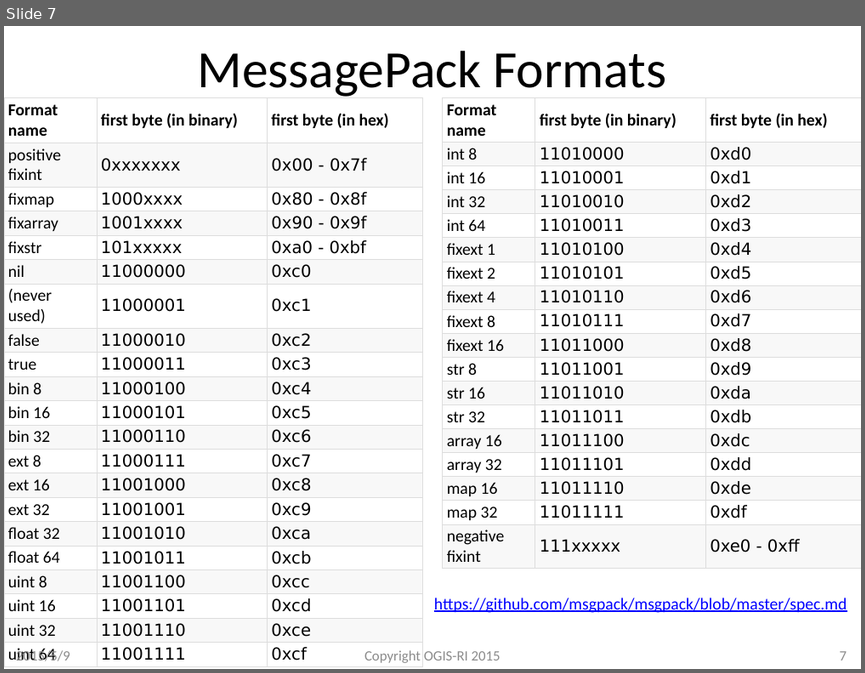
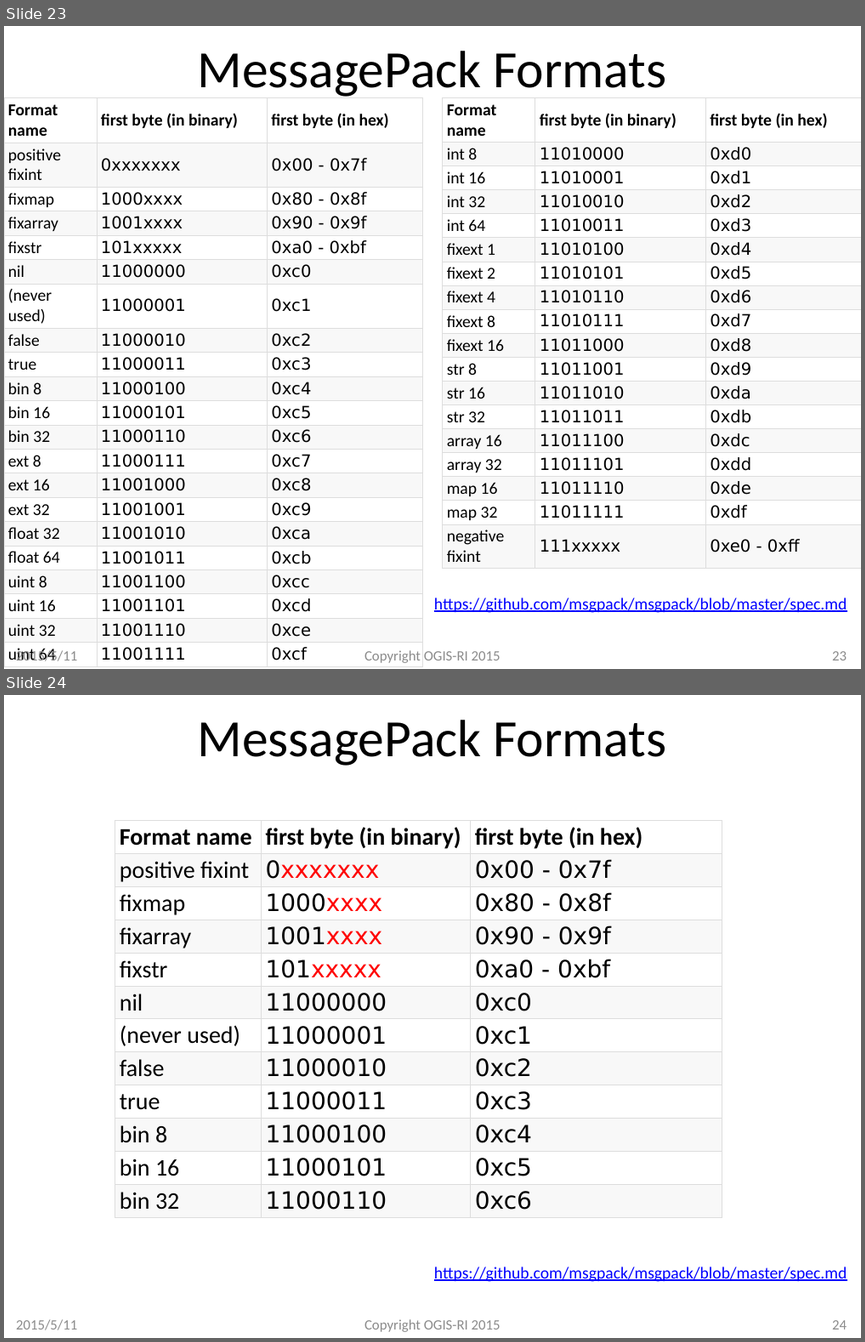
Before and after one commit to redboltz/cppnow2015, a slide deck: cppnow2015_taka.pptx. Shown one above the other, each under a label of ours: slide 7 before the commit, slides 23 and 24 after it. The pictures are 865x673 and 865x1342 pixels, drawn with LibreOffice and Linux fonts; fonts in the diff are those of the drawing; background and template pictures are left out. Boxes give left, top, right and bottom in pixels: in the first picture for what was removed or moved away, otherwise in the second. Text is boxed around its words. In the diff, an @@ line names an element or a change of style, - is before the commit and + after.

```diff
--- a/cppnow2015_taka.pptx
+++ b/cppnow2015_taka.pptx
@@ slide 24 added at [4,695,861,1338], background #FFFFFF @@
@@ title added at [198,720,666,766], 44 pt, text #000000 @@
+MessagePack Formats
@@ table added at [115,821,721,1213], 12 rows, 3 columns @@
+Format name | first byte (in binary) | first byte (in hex)
+positive fixint | 0xxxxxxx | 0x00 - 0x7f
+fixmap | 1000xxxx | 0x80 - 0x8f
+fixarray | 1001xxxx | 0x90 - 0x9f
+fixstr | 101xxxxx | 0xa0 - 0xbf
+nil | 11000000 | 0xc0
+(never used) | 11000001 | 0xc1
+false | 11000010 | 0xc2
+true | 11000011 | 0xc3
+bin 8 | 11000100 | 0xc4
+bin 16 | 11000101 | 0xc5
+bin 32 | 11000110 | 0xc6
@@ text added at [434,1266,846,1281], 14 pt, text #0000FF, underline @@
+https://github.com/msgpack/msgpack/blob/master/spec.md
@@ text added at [16,1319,77,1330], 12 pt, text #8C8C8C @@
+2015/5/11
@@ text added at [364,1319,500,1332], 12 pt, text #8C8C8C @@
+Copyright OGIS-RI 2015
@@ page number added at [832,1320,846,1329], 12 pt, text #8C8C8C @@
+24
@@ what was slide 7 is now slide 23 @@
@@ slide 23 changed as well @@
@@ text at [16,648,77,661]: text changed @@
-2015/5/9
+2015/5/11
@@ page number at [832,651,846,660]: text changed @@
-7
+23
```
Also in this commit, not shown: 19 other slides changed, 6 other slides added.
